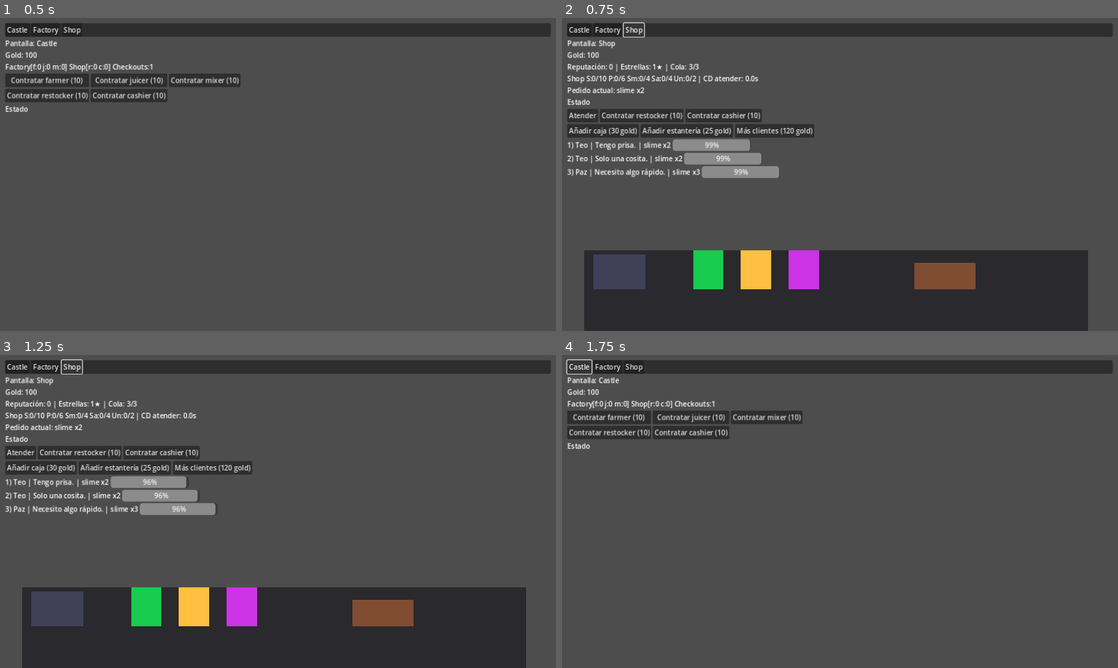
Above: before the commit, frames 1-4 (two rows, left to right).
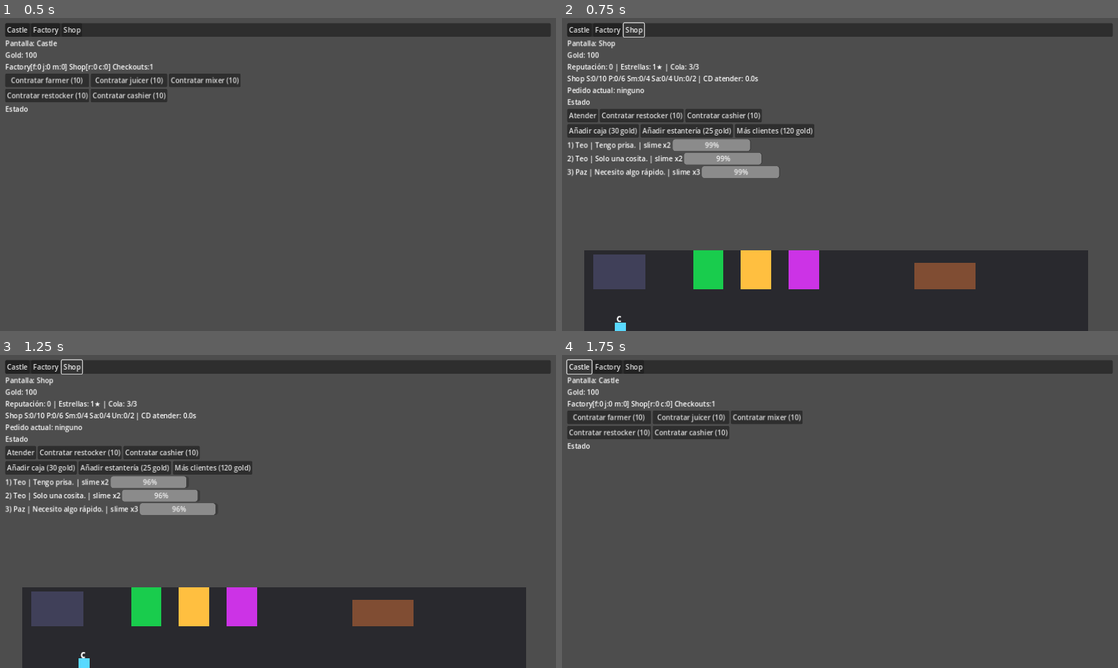
Above: after the commit, the same moments.

Repository: jazm1985-a11y/Prueba
Game: Godot game, scene res://Scenes/Main.tscn
Two runs of this game, one before a commit and one after it. Both use one fixed random seed, a clock stepped at 60 frames per second and the inputs below.
Inputs:
- Up to frame 1 (0.5 s): no input
- Up to frame 2 (0.75 s): click "Shop" at 0.5 s
- Up to frame 3 (1.25 s): no input
- Up to frame 4 (1.75 s): click "Castle" at 1.25 s

Frame 1 is identical in both runs. In frame 2, 0.1% of the frame differs, in the area x 9-15%, y 22-100%; in frame 3, 0.1%, in the area x 9-17%, y 22-100%; in frame 4, nothing differs.

Commit message:
Restore visible customer circulation in shop scene

Diff:
--- a/Scripts/Shop.gd
+++ b/Scripts/Shop.gd
@@ -29,8 +29,12 @@
 @onready var upgrade_max_customers_button: Button = $VBox/UpgradeButtons/UpgradeMaxCustomersButton
 @onready var client_slots: VBoxContainer = $VBox/ClientSlots
 @onready var world: Node2D = $World
+@onready var spawn_point: Marker2D = $World/Spawn
+@onready var queue1_point: Marker2D = $World/Queue1
+@onready var queue2_point: Marker2D = $World/Queue2
 @onready var counter_point: Marker2D = $World/Counter
 @onready var cashier_spot_point: Marker2D = $World/CashierSpot
+@onready var exit_point: Marker2D = $World/Exit
 @onready var stock_room_point: Marker2D = $World/StockRoom
 @onready var shelf_slime_point: Marker2D = $World/ShelfSlime
 @onready var shelf_pulp_point: Marker2D = $World/ShelfPulp
@@ -60,6 +64,7 @@
 func _process(delta: float) -> void:
 	serve_cooldown = maxf(0.0, serve_cooldown - delta)
 	_update_customer_patience(delta)
+	_update_customer_motion(delta)
 	_update_restockers(delta)
 	if GameState.cashier_hired and serve_cooldown <= 0.0:
 		_try_serve_first_customer()
@@ -99,12 +104,16 @@
 	var pick: Dictionary = pool[randi_range(0, pool.size() - 1)]
 	var amount:int = randi_range(pick["min"], pick["max"])
 	var avatar_id:int = randi_range(0, CUSTOMER_NAMES.size() - 1)
+	var node := _create_actor_visual(Color(0.35, 0.85, 1.0), "C")
+	node.position = spawn_point.position
 	return {
 		"name": CUSTOMER_NAMES[avatar_id],
 		"dialog": CUSTOMER_DIALOGUES[randi_range(0, CUSTOMER_DIALOGUES.size() - 1)],
 		"avatar": avatar_id,
 		"order": {"item": pick["item"], "amount": amount},
-		"patience": GameState.max_customer_wait
+		"patience": GameState.max_customer_wait,
+		"node": node,
+		"state": "to_queue1"
 	}
 
 func _update_customer_patience(delta: float) -> void:
@@ -114,11 +123,39 @@
 		if customer["patience"] <= 0.0:
 			to_remove.append(customer)
 	for customer in to_remove:
-		customers.erase(customer)
+		_remove_customer(customer)
 		GameState.record_customer_outcome(false)
 		feedback_label.text = "Cliente perdido por paciencia"
 	_fill_queue_to_max()
 
+func _update_customer_motion(delta: float) -> void:
+	for i in range(customers.size()):
+		var customer: Dictionary = customers[i]
+		var node: Node2D = customer["node"]
+		if not is_instance_valid(node):
+			continue
+		var target := _get_customer_target(customer, i)
+		node.position = node.position.move_toward(target, CUSTOMER_SPEED * delta)
+		if node.position.distance_to(target) < 2.0:
+			if customer["state"] == "to_queue1":
+				customer["state"] = "to_queue2"
+			elif customer["state"] == "to_queue2":
+				customer["state"] = "to_counter"
+			elif customer["state"] == "to_counter":
+				customer["state"] = "waiting_checkout"
+
+func _get_customer_target(customer: Dictionary, index: int) -> Vector2:
+	var state: String = customer["state"]
+	if state == "to_queue1":
+		return queue1_point.position + Vector2(float(index) * 24.0, 0.0)
+	if state == "to_queue2":
+		return queue2_point.position + Vector2(float(index) * 24.0, 0.0)
+	if state == "to_counter" or state == "waiting_checkout":
+		return counter_point.position
+	if state == "to_exit":
+		return exit_point.position
+	return queue1_point.position
+
 func _on_serve_button_pressed() -> void:
 	if GameState.cashier_hired:
 		feedback_label.text = "Bloqueado"
@@ -135,16 +172,31 @@
 	if serve_cooldown > 0.0:
 		feedback_label.text = "Bloqueado"
 		return
-	var customer: Dictionary = customers[0]
-	var success := GameState.try_fulfill_order(customer["order"])
+	var candidate := _get_front_waiting_customer()
+	if candidate.is_empty():
+		feedback_label.text = "Falta input"
+		return
+	var success := GameState.try_fulfill_order(candidate["order"])
 	if not success:
 		feedback_label.text = "Falta input"
 		return
 	serve_cooldown = 1.0
 	GameState.record_customer_outcome(true)
 	feedback_label.text = "Venta atendida"
-	customers.pop_front()
+	_remove_customer(candidate)
 	_fill_queue_to_max()
+
+func _get_front_waiting_customer() -> Dictionary:
+	for customer in customers:
+		if customer["state"] == "waiting_checkout":
+			return customer
+	return {}
+
+func _remove_customer(customer: Dictionary) -> void:
+	var node: Node2D = customer.get("node")
+	if is_instance_valid(node):
+		node.queue_free()
+	customers.erase(customer)
 
 func _on_tick() -> void:
 	_refresh_worker_visuals()
@@ -269,11 +321,11 @@
 	return Color(0.8, 0.2, 0.9)
 
 func _refresh_order_label() -> void:
-	if customers.is_empty():
+	var front := _get_front_waiting_customer()
+	if front.is_empty():
 		order_label.text = "Pedido actual: ninguno"
 		return
-	var c: Dictionary = customers[0]
-	order_label.text = "Pedido actual: %s x%d" % [c["order"]["item"], c["order"]["amount"]]
+	order_label.text = "Pedido actual: %s x%d" % [front["order"]["item"], front["order"]["amount"]]
 
 func _refresh_client_slots() -> void:
 	for child in client_slots.get_children():
